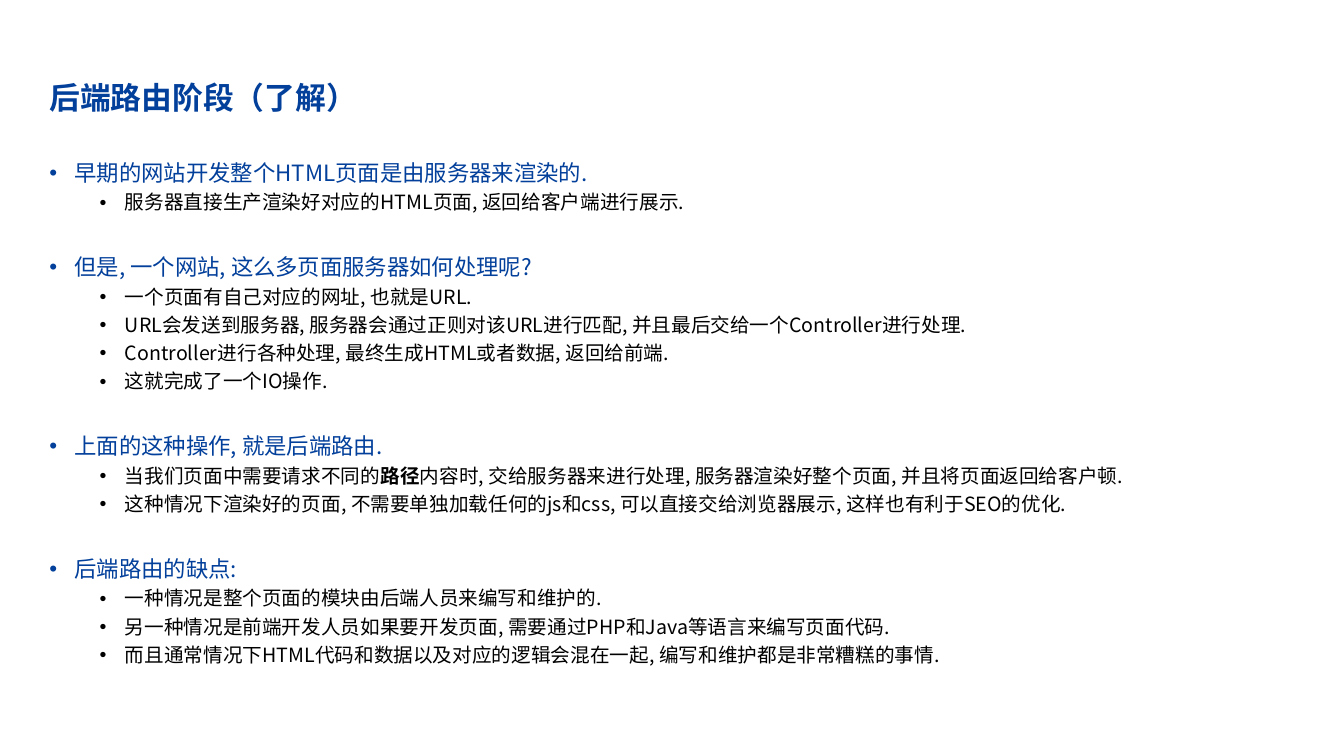
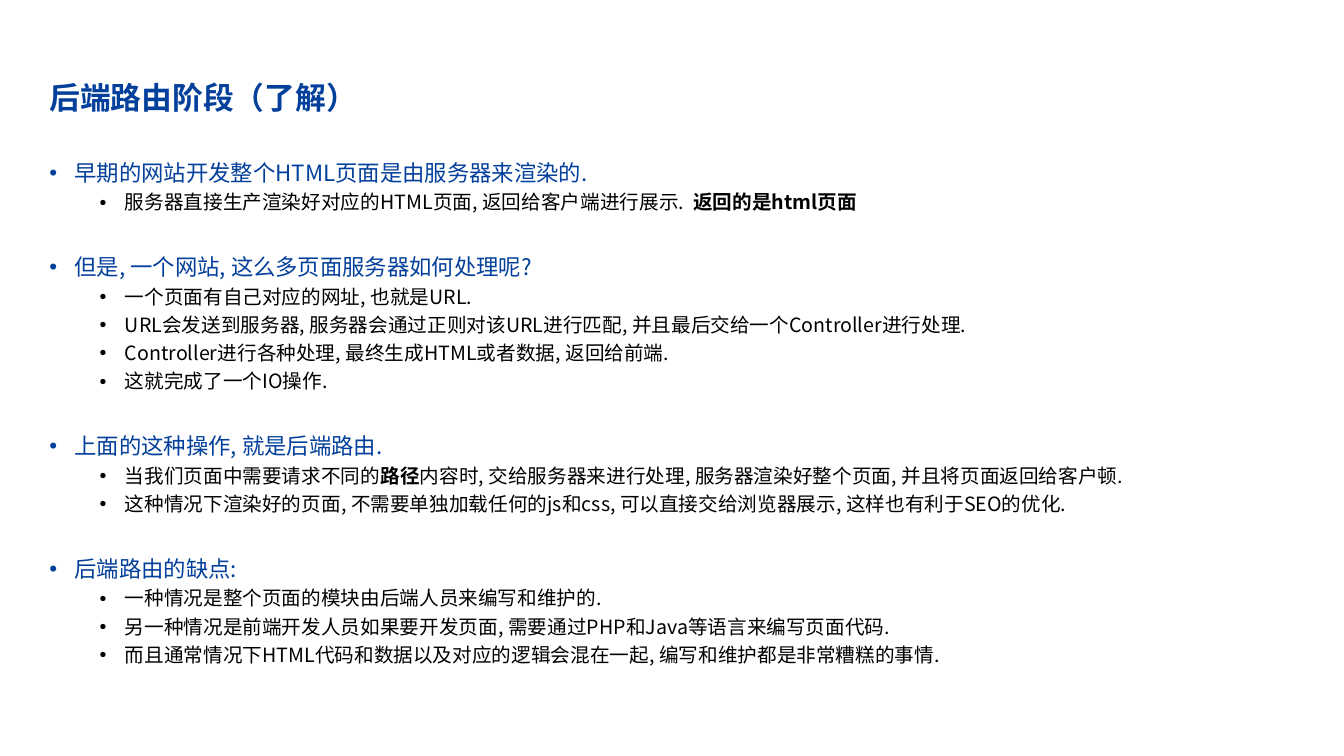
Before and after one commit to highh5/highh5.github.io, a slide deck: slide 4 of 其它提交/Vue-router.pptx. Drawn at 1344x756 pixels with LibreOffice and Linux fonts; fonts in the diff are those of the drawing; background and template pictures are left out. Boxes give left, top, right and bottom in pixels: in the first picture for what was removed or moved away, otherwise in the second. Text is boxed around its words. In the diff, an @@ line names an element or a change of style, - is before the commit and + after.

```diff
--- a/其它提交/Vue-router.pptx
+++ b/其它提交/Vue-router.pptx
@@ text at box(125, 192, 857, 213): text changed @@
-  • 服务器直接生产渲染好对应的HTML页面, 返回给客户端进行展示.
+  • 服务器直接生产渲染好对应的HTML页面, 返回给客户端进行展示. 返回的是html页面
```
Also in this commit, not shown: 1 other slide changed, 18 other files.
